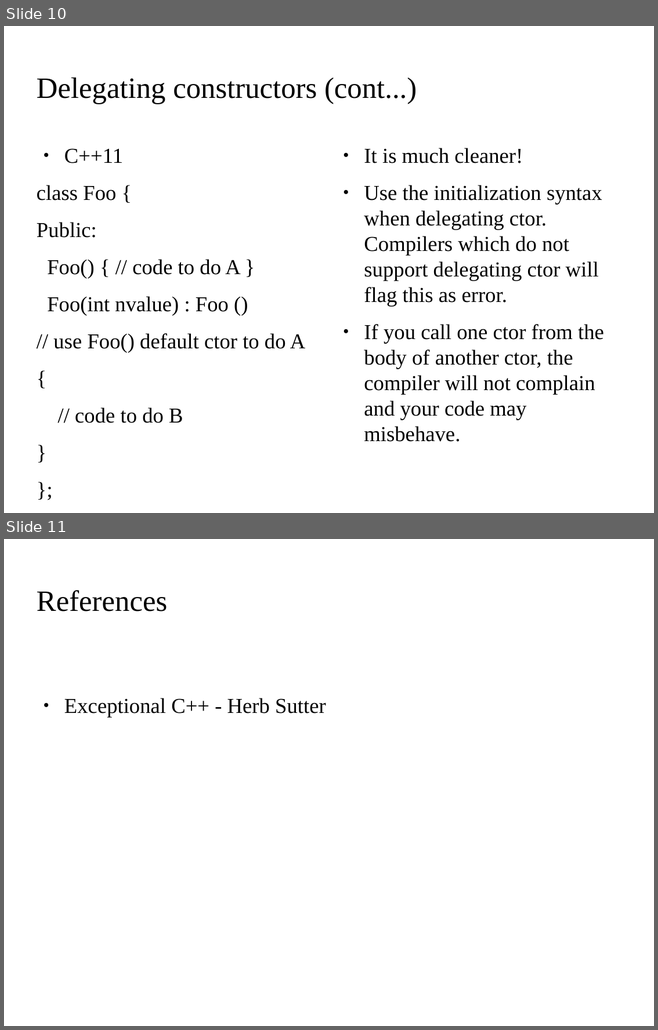
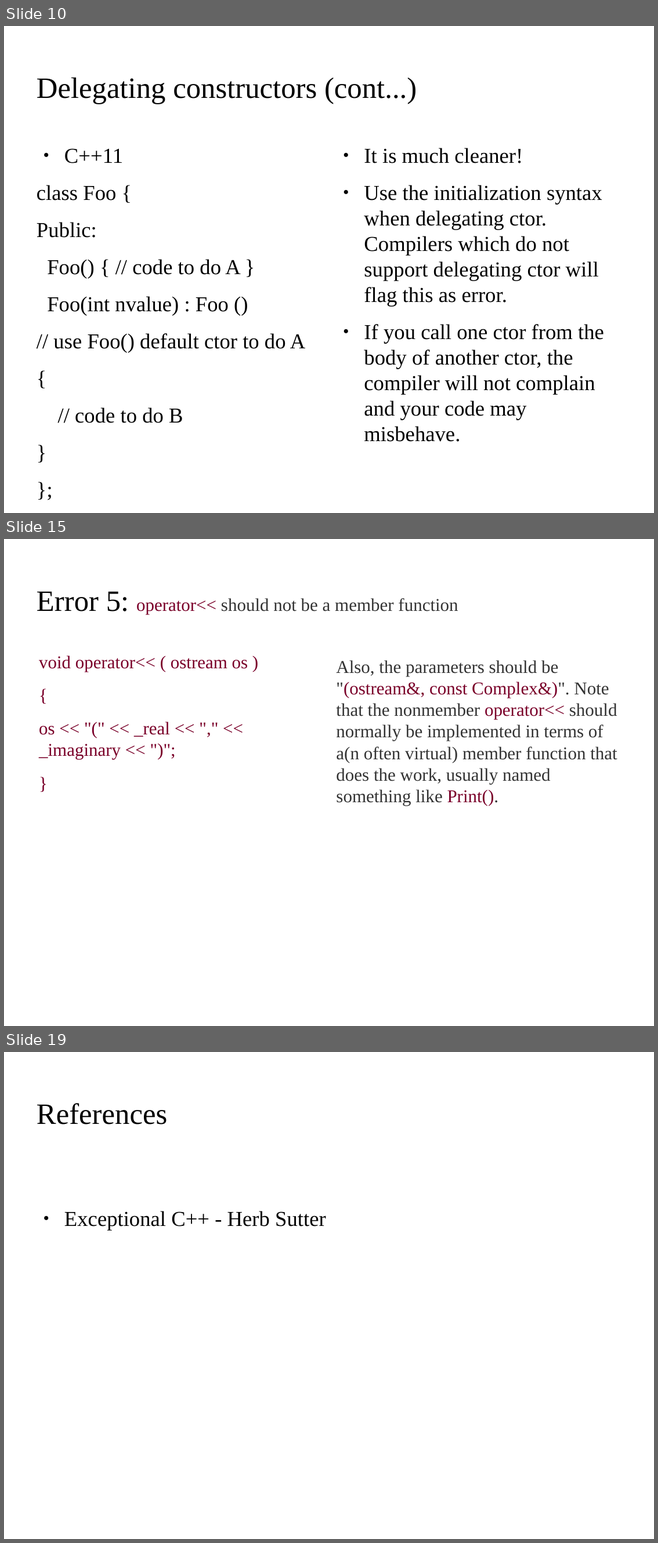
Before and after one commit to kks32/cpp-software-development, a slide deck: Ex11_Classes/Ex11_Classes.odp. Shown one above the other, each under a label of ours: slides 10 and 11 before the commit, slides 10, 15 and 19 after it; the slides between them are not shown. The pictures are 658x1030 and 658x1543 pixels, drawn with LibreOffice and Linux fonts; fonts in the diff are those of the drawing; background and template pictures are left out. Boxes give left, top, right and bottom in pixels: in the first picture for what was removed or moved away, otherwise in the second. Text is boxed around its words. In the diff, an @@ line names an element or a change of style, - is before the commit and + after.

```diff
--- a/Ex11_Classes/Ex11_Classes.odp
+++ b/Ex11_Classes/Ex11_Classes.odp
@@ slide 15 added at (4, 539, 654, 1026), background picture (left out) @@
@@ title added at (36, 591, 458, 614), 22 pt, text #333333 @@
+Error 5: operator<< should not be a member function
@@ text added at (39, 656, 248, 759), 22 pt, text #7A0029 @@
+void operator<< ( ostream os )
+{
+os << "(" << _real << "," << _imaginary << ")";
+}
@@ text added at (336, 660, 617, 806), 22 pt, text #333333 @@
+Also, the parameters should be "(ostream&, const Complex&)". Note that the nonmember operator<< should normally be implemented in terms of a(n often virtual) member function that does the work, usually named something like Print().
@@ what was slide 11 is now slide 19 @@
```
Also in this commit, not shown: 7 other slides added, 1 other file.
